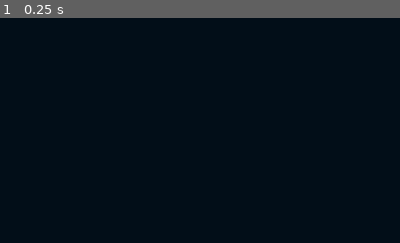
Above: before the commit, frame 1.
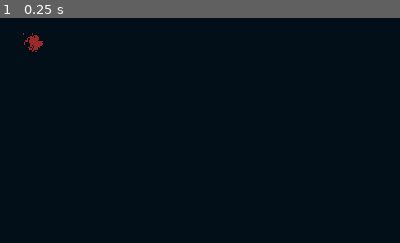
Above: after the commit, the same moment.

Repository: zMenta/Cubesh
Game: Godot game, scene res://common/blood/blood.tscn
The game is run twice, just before and just after one commit, with the same random seed, the same clock (stepped at 60 frames per second) and the same inputs. This scene is started directly instead of the project's main scene.
Inputs:
- Up to frame 1 (0.25 s): no input
The pictures show only the part of the screen within x 0-50%, y 0-50%; the shares and areas given below are measured in that part.

The runs differ from the first frame. In frame 1, 0.2% of the frame differs, in the area x 5-11%, y 6-16%.

Commit message:
improved blood effect

Diff:
--- a/common/blood/blood.gd
+++ b/common/blood/blood.gd
@@ -10,11 +10,12 @@
 	rotation_degrees = randf_range(0, 360)
 	var animation_time := 0.16
 	var tween = get_tree().create_tween().set_trans(Tween.TRANS_CUBIC)
+	var final_scale = Vector2(randf_range(1, 1.5), randf_range(1, 1.5))
 
 	tween.tween_property(self, "position",
-		position + Vector2(randf_range(-20, 20), randf_range(-20, 20)),
+		position + Vector2(randf_range(15, 30), randf_range(-20, 20)),
 		animation_time)
-	tween.set_parallel(true).tween_property(self, "scale", Vector2(1,1), animation_time)
+	tween.set_parallel(true).tween_property(self, "scale", final_scale, animation_time)
 	await tween.finished
 
 	z_index = -5
--- a/common/blood/blood.tscn
+++ b/common/blood/blood.tscn
@@ -3,7 +3,9 @@
 [ext_resource type="Texture2D" uid="uid://by6stwb2lv712" path="res://common/assets.png" id="1_db00g"]
 [ext_resource type="Script" path="res://common/blood/blood.gd" id="2_nkase"]
 
-[node name="Blood" type="Sprite2D"]
+[node name="Node2D" type="Node2D"]
+
+[node name="Blood" type="Sprite2D" parent="."]
 z_index = -5
 texture_filter = 1
 texture = ExtResource("1_db00g")
--- a/enemies/enemy.gd
+++ b/enemies/enemy.gd
@@ -12,6 +12,7 @@
 
 
 func _on_component_health_damage_taken() -> void:
-	var new_blood: Sprite2D = blood.instantiate()
+	var new_blood: Node2D = blood.instantiate()
 	new_blood.global_position = global_position
+	new_blood.rotation = rotation + deg_to_rad(randf_range(-40, 40))
 	Gamestate.add_node_to_world.emit(new_blood)
